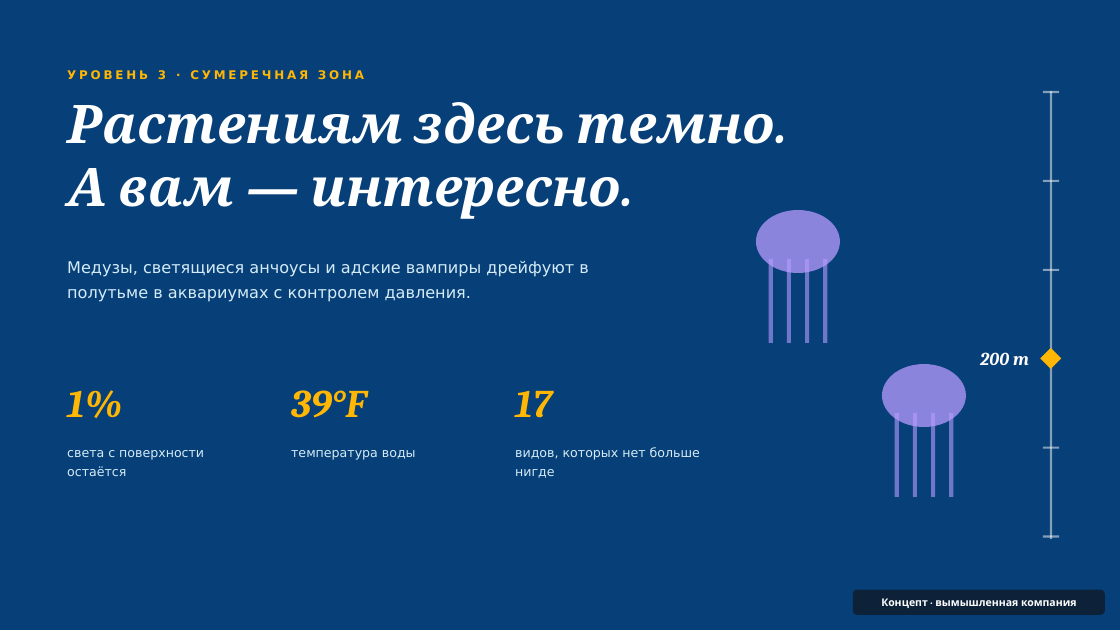
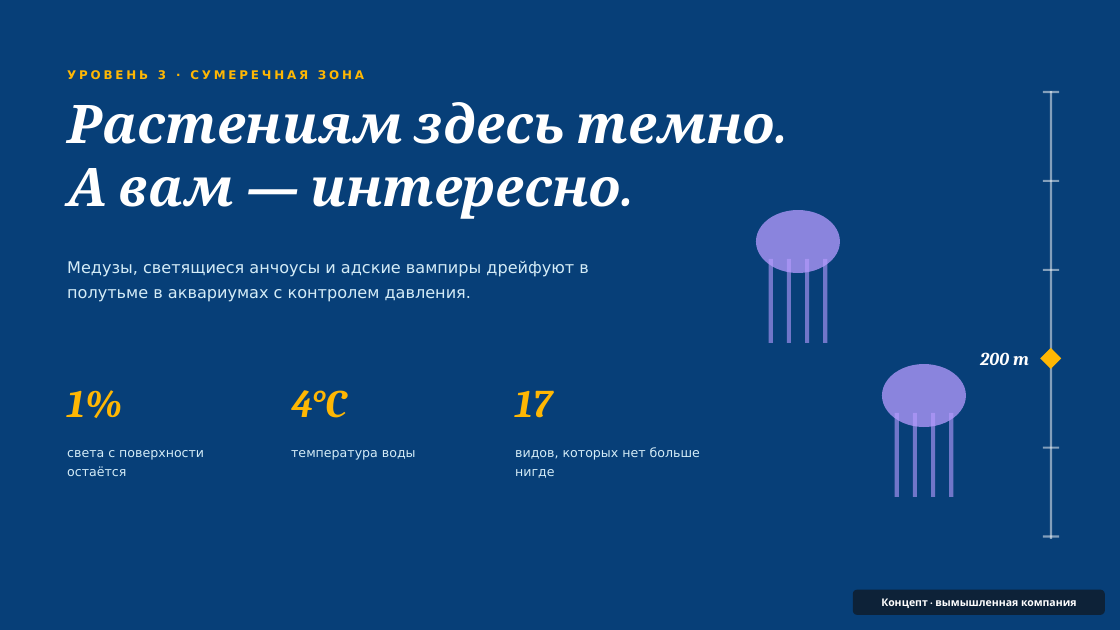
Before and after one commit to nikitakustov123/education-decks, a slide deck: slide 4 of ru/pptx/08-fathom-aquarium.pptx. Drawn at 1120x630 pixels with LibreOffice and Linux fonts; fonts in the diff are those of the drawing. Boxes give left, top, right and bottom in pixels: in the first picture for what was removed or moved away, otherwise in the second. Text is boxed around its words. In the diff, an @@ line names an element or a change of style, - is before the commit and + after.

```diff
--- a/ru/pptx/08-fathom-aquarium.pptx
+++ b/ru/pptx/08-fathom-aquarium.pptx
@@ text at [291,390,346,418]: text changed @@
-39°F
+4°C
```
Also in this commit, not shown: 1 other slide changed, 9 other files.
